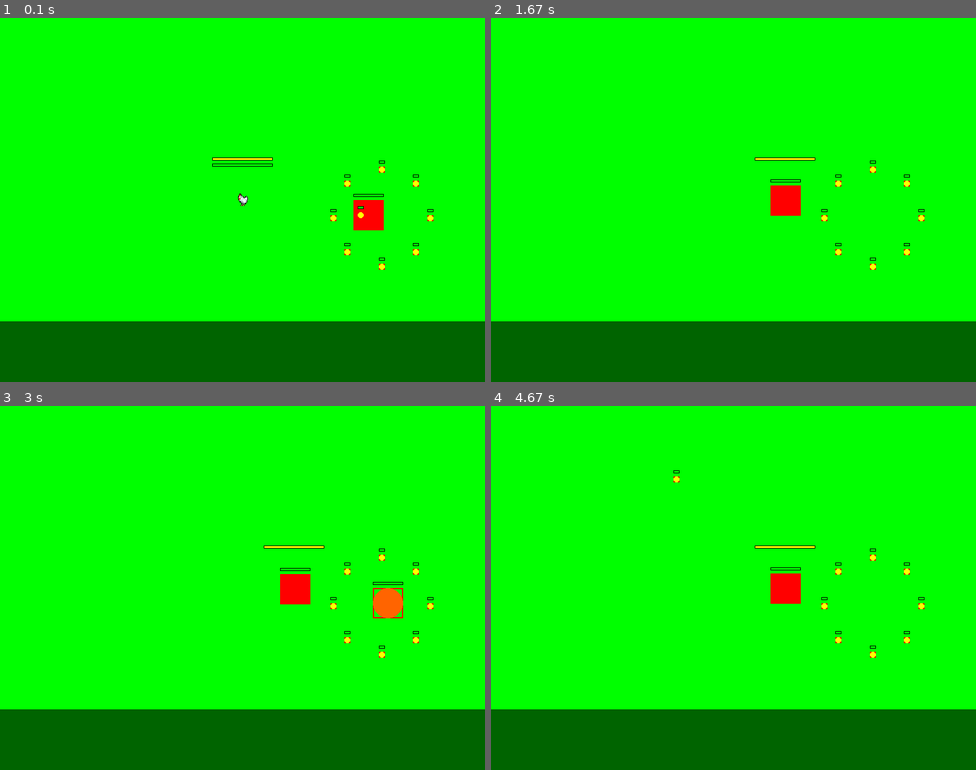
Above: before the commit, frames 1-4 (two rows, left to right).
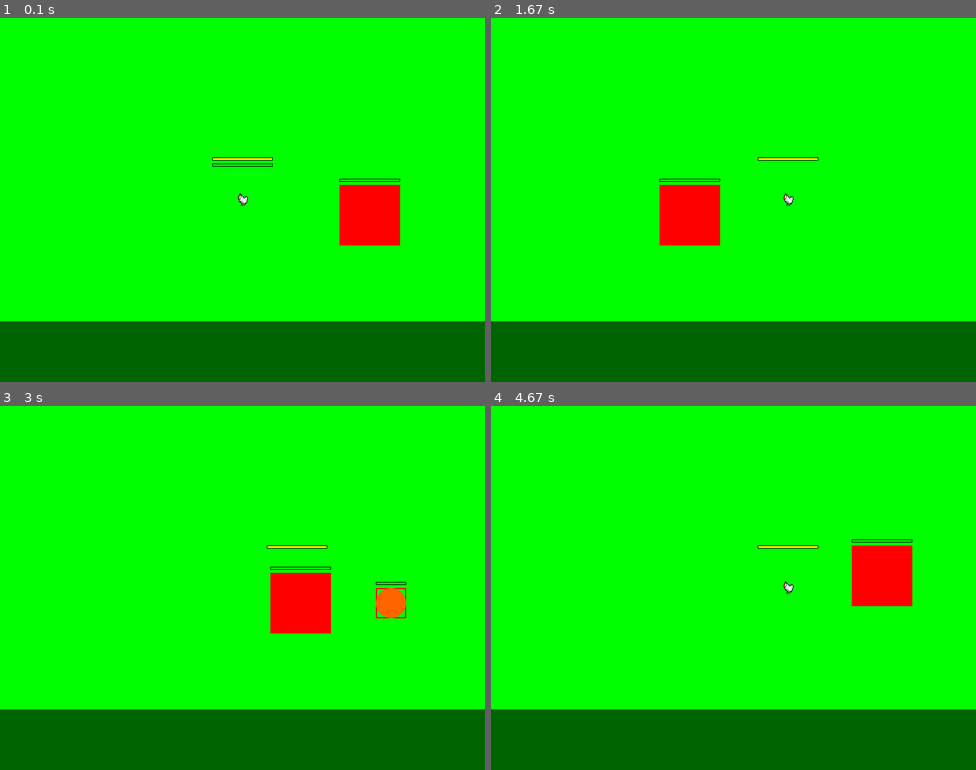
Above: after the commit, the same moments.

Repository: Zakihung/The-Chickening
Game: pygame game, started from main.py
Same seed, same stepped clock (60 frames per second), same inputs: the game is played once before the commit and once after it.
Inputs:
- Up to frame 1 (0.1 s): no input
- Up to frame 2 (1.67 s): hold Right 0.33-0.8 s; hold Up 0.83-1.13 s; hold Right 1.17-1.63 s
- Up to frame 3 (3 s): hold Left 1.67-2.2 s; hold Down 2.23-2.53 s; tap L at 2.57 s
- Up to frame 4 (4.67 s): hold Right 3.73-4.37 s

The runs differ from the first frame. In frame 1, 1.8% of the frame differs, in the area x 68-90%, y 39-70%; in frame 2, 2.9%, in the area x 34-90%, y 38-70%; in frame 3, 2.0%; in frame 4, 2.9%.

Commit message:
Add boss.py class with basic phases and summon AI

Diff:
--- /dev/null
+++ b/modules/entities/boss.py
@@ -0,0 +1,81 @@
+# modules/entities/boss.py
+import math
+
+import pygame
+import random
+from modules.entities.enemy import Enemy
+from modules.utils.constants import (
+    SCREEN_WIDTH, SCREEN_HEIGHT, COLOR_RED, ENEMY_HP_BASE
+)
+from modules.entities.projectile import Projectile
+
+class Boss(Enemy):
+    def __init__(self, x, y, boss_type='boss1'):
+        """
+        Class cho Boss: Cáo Đỏ lớn.
+        Kế thừa Enemy, HP cao, size lớn, phases.
+        :param boss_type: 'boss1' cho Cáo Đại Tướng
+        """
+        super().__init__(x, y, enemy_type=boss_type)
+        self.hp = ENEMY_HP_BASE * 10  # HP cao (500)
+        self.max_hp = self.hp
+        self.speed = 3  # Chậm ban đầu
+        self.rect.inflate_ip(50, 50)  # Size lớn hơn enemy (100x100)
+        self.phase = 1  # Phase 1 base
+        self.phase_thresholds = [0.5, 0.2]  # Change tại 50%, 20% HP
+        self.minions = []  # List minions summon
+        self.attack_cooldown = 0  # Cooldown attacks
+
+    def update(self, delta_time, player=None):
+        """
+        Override update: Check phases, type-specific AI.
+        """
+        super().update(delta_time, player)
+
+        # Check phase transition
+        hp_ratio = self.hp / self.max_hp
+        if hp_ratio < self.phase_thresholds[0] and self.phase < 2:
+            self.phase = 2
+            self.speed *= 1.5  # Tăng tốc phase 2
+            # New skill placeholder
+        elif hp_ratio < self.phase_thresholds[1] and self.phase < 3:
+            self.phase = 3
+            self.speed *= 1.2  # Thêm tốc
+            self.summon_minions(5)  # Summon cáo con
+
+        # Boss1 AI: Lao thương (charge) về player
+        if player and self.attack_cooldown <= 0:
+            # Tính dir tới player, charge (tăng speed temp)
+            dx = player.rect.centerx - self.rect.centerx
+            dy = player.rect.centery - self.rect.centery
+            dist = math.hypot(dx, dy)
+            if dist > 0:
+                base_dir = pygame.Vector2(dx / dist, dy / dist)
+                self.direction = base_dir
+                self.attack_cooldown = 3.0  # Cooldown 3s
+                # Spawn 'spear' proj hoặc damage on path (placeholder melee range tăng)
+
+        if self.attack_cooldown > 0:
+            self.attack_cooldown -= delta_time
+
+        # Update minions (như projectiles)
+        for minion in self.minions[:]:
+            minion.update(delta_time, player)
+            if not minion.alive:
+                self.minions.remove(minion)
+
+    def summon_minions(self, count):
+        """Summon cáo con (Enemy 'runner')."""
+        for _ in range(count):
+            minion_x = self.rect.x + random.randint(-50, 50)
+            minion_y = self.rect.y + random.randint(-50, 50)
+            minion = Enemy(minion_x, minion_y, 'runner')
+            minion.hp /= 2  # Minion yếu hơn
+            self.minions.append(minion)
+
+    def draw(self, screen):
+        """Override draw: Vẽ boss lớn, minions."""
+        super().draw(screen)
+        # Vẽ minions
+        for minion in self.minions:
+            minion.draw(screen)
--- a/modules/screens/game_screen.py
+++ b/modules/screens/game_screen.py
@@ -3,19 +3,20 @@
 from modules.utils.constants import SCREEN_WIDTH, SCREEN_HEIGHT, COLOR_GREEN
 from modules.entities.player import Player
 from modules.entities.enemy import Enemy
+from modules.entities.boss import Boss
 
 class GameScreen:
     def __init__(self, screen):
         self.screen = screen
         self.background_color = COLOR_GREEN
         self.player = Player()
-        self.test_enemy = Enemy(600, 300, 'mage')  # Type 'mage'
-        self.player.enemies = [self.test_enemy]  # Giữ cho projectile hit enemy
+        self.test_boss = Boss(600, 300, 'boss1')
+        self.player.enemies = [self.test_boss]  # Để hit boss
 
     def update(self, delta_time, keys):
         """Update entities với delta_time và keys."""
         self.player.update(delta_time, keys)
-        self.test_enemy.update(delta_time, self.player)
+        self.test_boss.update(delta_time, self.player)
 
         # Test damage nếu không invincible (optional, có thể xóa sau)
         if not self.player.invincible:
@@ -25,5 +26,5 @@
         """Draw background và entities."""
         self.screen.fill(self.background_color)
         self.player.draw(self.screen)
-        self.test_enemy.draw(self.screen)
+        self.test_boss.draw(self.screen)
         pygame.draw.rect(self.screen, (0, 100, 0), (0, SCREEN_HEIGHT - 100, SCREEN_WIDTH, 100))  # Grass placeholder
